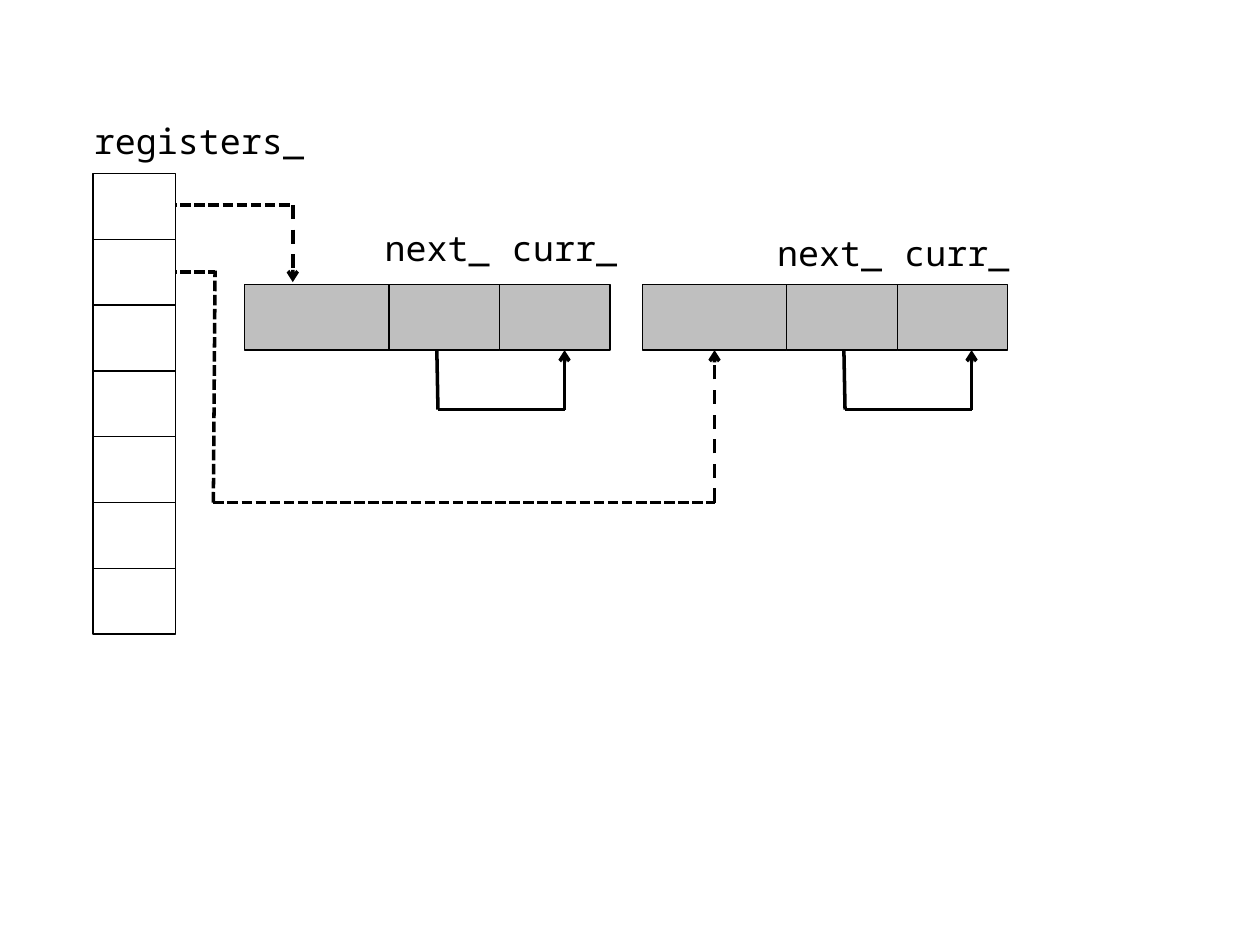
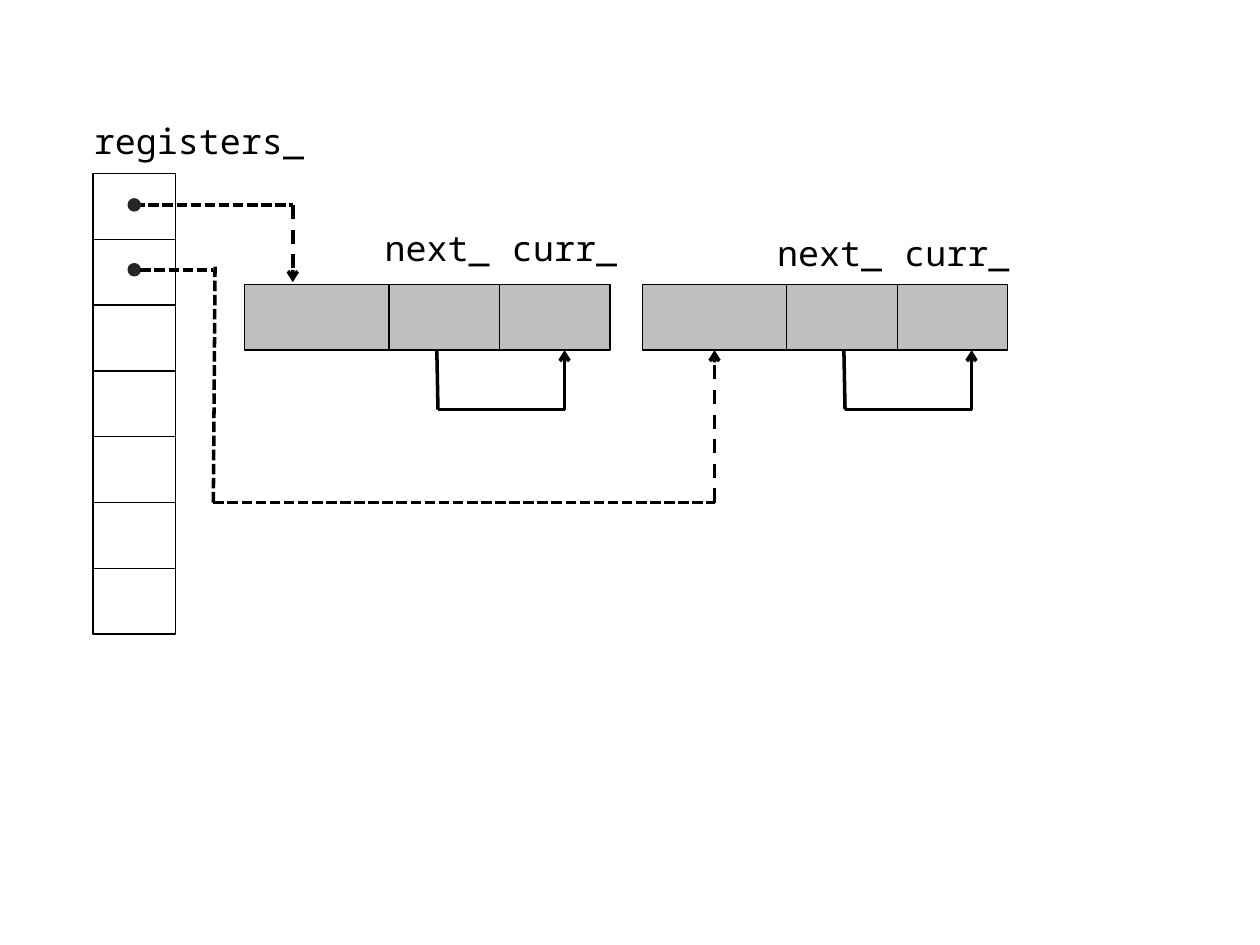
Before and after one commit to catatsuy/swopp, a slide deck: slide 1 of img/figure_new.pptx. Drawn at 1260x945 pixels with LibreOffice and Linux fonts; fonts in the diff are those of the drawing. Boxes give left, top, right and bottom in pixels: in the first picture for what was removed or moved away, otherwise in the second. Text is boxed around its words. In the diff, an @@ line names an element or a change of style, - is before the commit and + after.

```diff
--- a/img/figure_new.pptx
+++ b/img/figure_new.pptx
@@ ellipse added at (129, 199, 141, 212), fill #262626, outline #262626 0.75 pt @@
@@ line moved from (166, 205) - (292, 205) to (135, 205) - (292, 205) @@
@@ ellipse added at (129, 263, 141, 276), fill #262626, outline #262626 0.75 pt @@
@@ line moved from (213, 503) - (215, 271) to (213, 503) - (215, 266) @@
@@ line moved from (166, 272) - (215, 272) to (140, 270) - (213, 270) @@
```
Also in this commit, not shown: 1 other slide changed, 3 other files.
